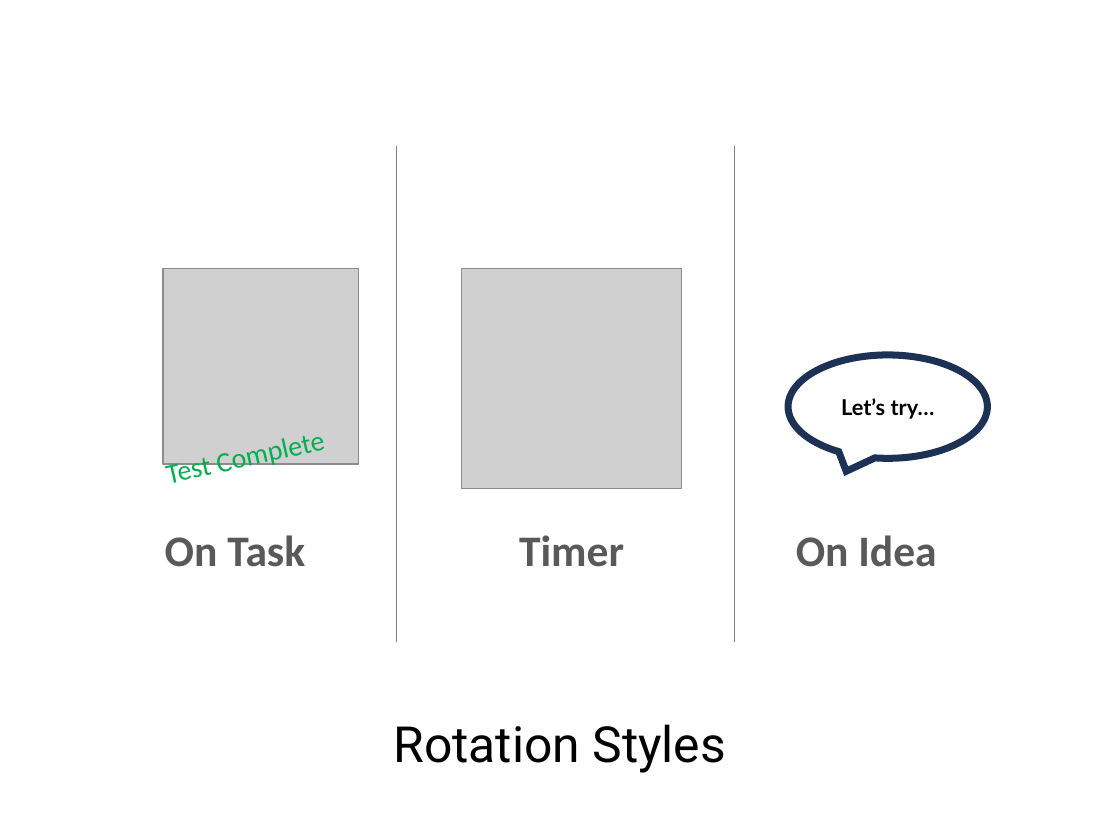
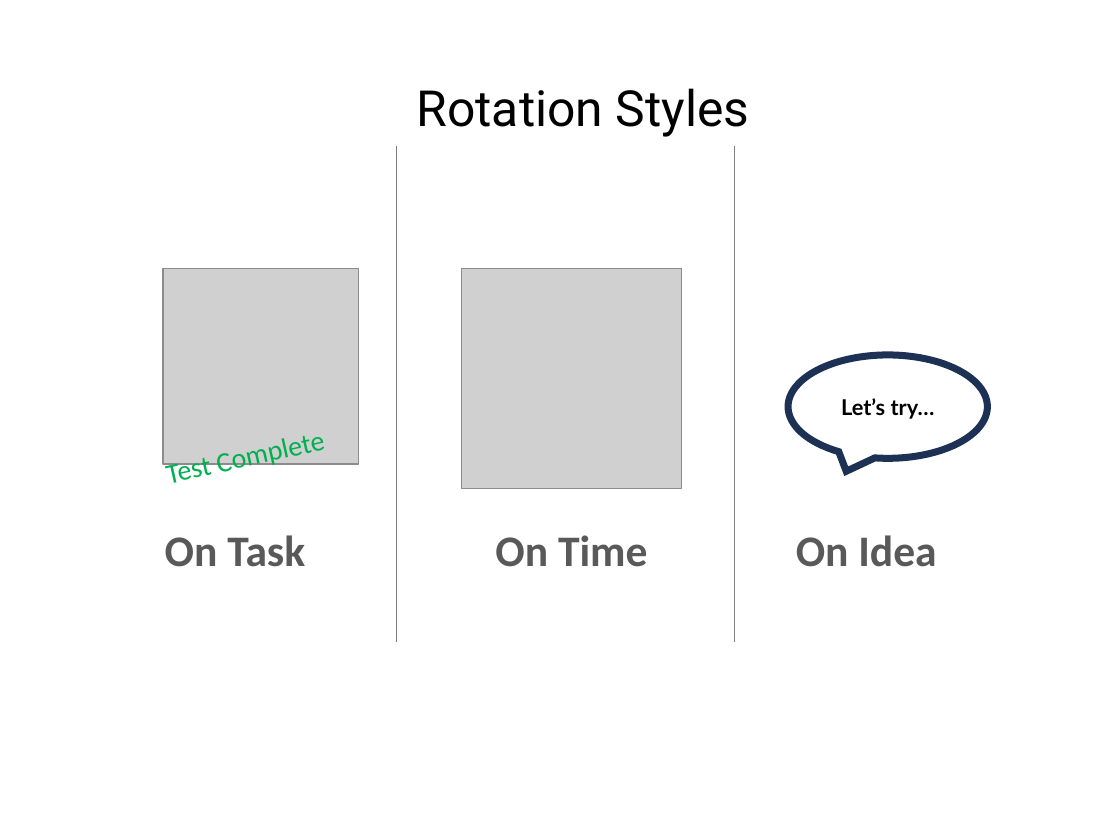
Before and after one commit to LearnWithLlew/Coderetreat.facilitation, a slide deck: slide 8 of Coderetreat - Printouts.pptx. Drawn at 1120x840 pixels with LibreOffice and Linux fonts; fonts in the diff are those of the drawing; grey boxes stand for pictures; background and template pictures are left out. Boxes give left, top, right and bottom in pixels: in the first picture for what was removed or moved away, otherwise in the second. Text is boxed around its words. In the diff, an @@ line names an element or a change of style, - is before the commit and + after.

```diff
--- a/Coderetreat - Printouts.pptx
+++ b/Coderetreat - Printouts.pptx
@@ text "Rotation Styles": place and size @@
-text "Rotation Styles" at [393, 724, 726, 773]
+text "Rotation Styles" at [417, 88, 750, 137]
@@ text at [495, 535, 648, 567]: text changed @@
-Timer
+On Time
```
Also in this commit, not shown: 11 other slides changed, 1 other file.
